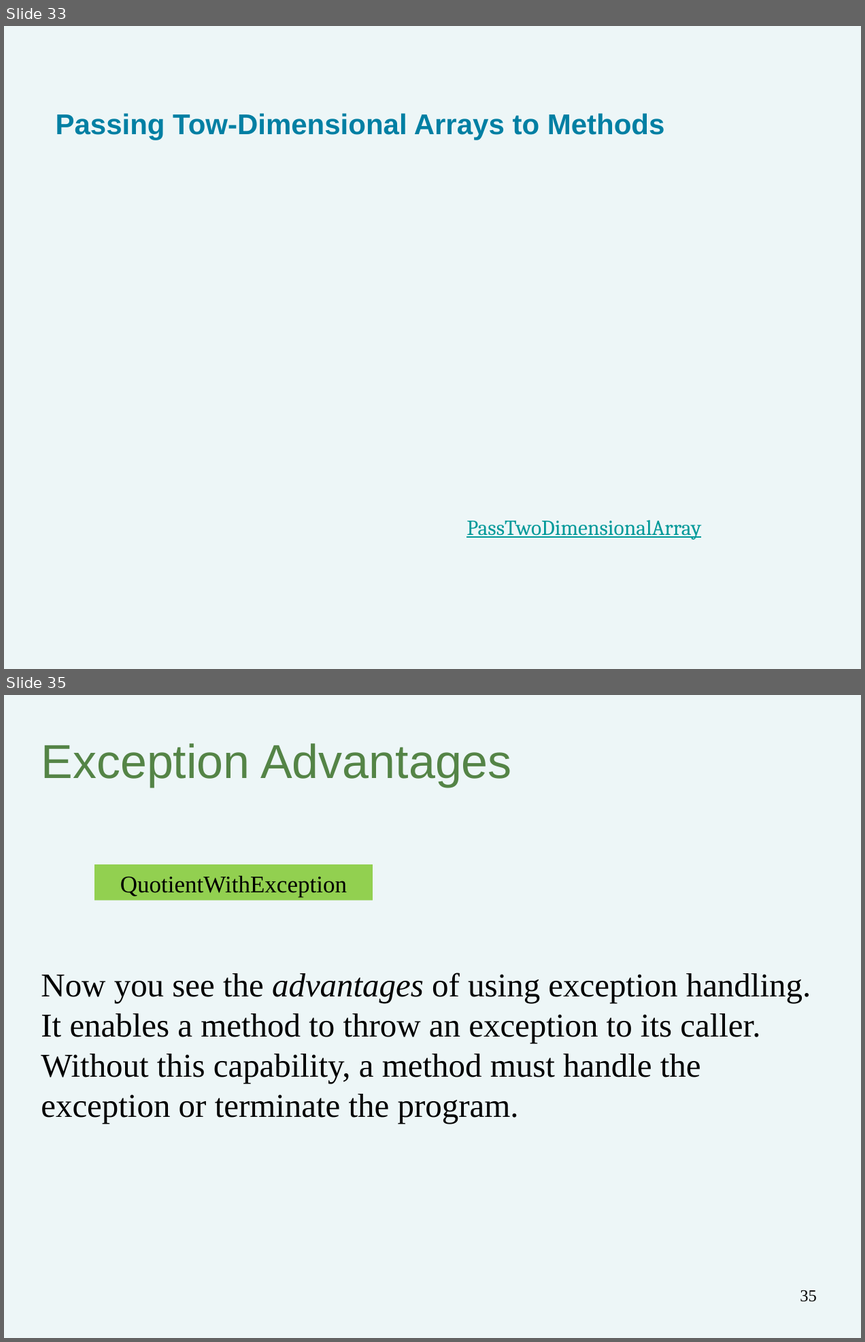
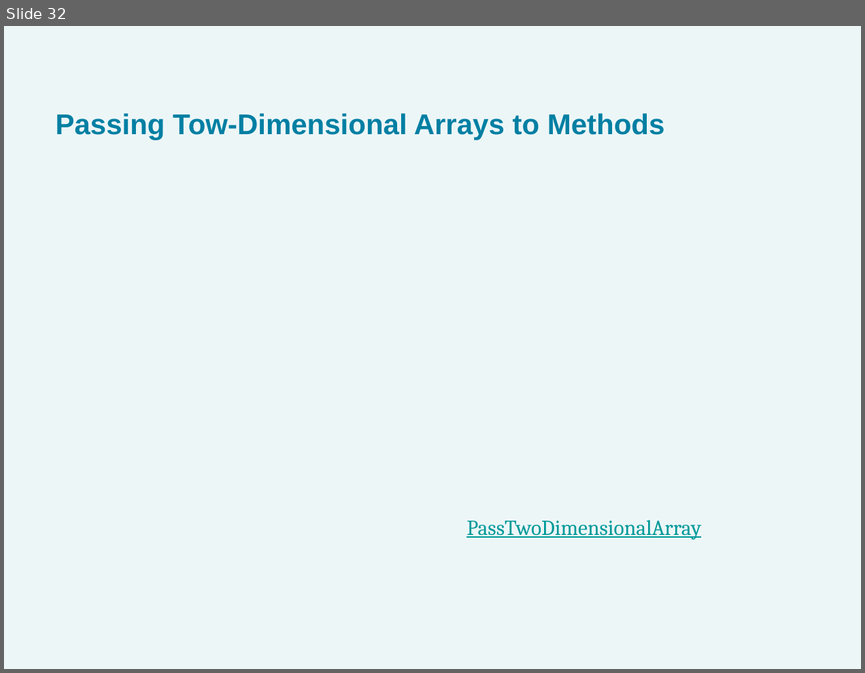
Before and after one commit to bzartoshty/bzartoshty.github.io, a slide deck: COMP182/Lectures/Lecture1/Lecture01-Review.pptx. Shown one above the other, each under a label of ours: slides 33 and 35 before the commit, slide 32 after it; the slides between them are not shown. The pictures are 865x1342 and 865x673 pixels, drawn with LibreOffice and Linux fonts; fonts in the diff are those of the drawing. Boxes give left, top, right and bottom in pixels: in the first picture for what was removed or moved away, otherwise in the second. Text is boxed around its words. In the diff, an @@ line names an element or a change of style, - is before the commit and + after.

```diff
--- a/COMP182/Lectures/Lecture1/Lecture01-Review.pptx
+++ b/COMP182/Lectures/Lecture1/Lecture01-Review.pptx
@@ slide 35 removed at (x1=4, y1=695, x2=861, y2=1338), background #EDF6F7 @@
@@ title removed at (x1=41, y1=743, x2=512, y2=787) @@
-Exception Advantages
@@ rectangle removed at (x1=95, y1=864, x2=373, y2=900) @@
-QuotientWithException
@@ text removed at (x1=41, y1=972, x2=810, y2=1123) @@
-Now you see the advantages of using exception handling. It enables a method to throw an exception to its caller. Without this capability, a method must handle the exception or terminate the program.
@@ page number removed at (x1=800, y1=1289, x2=817, y2=1302) @@
-35
@@ what was slide 33 is now slide 32 @@
```
Also in this commit, not shown: 1 slide changed, 19 other slides removed, 1 other file.
